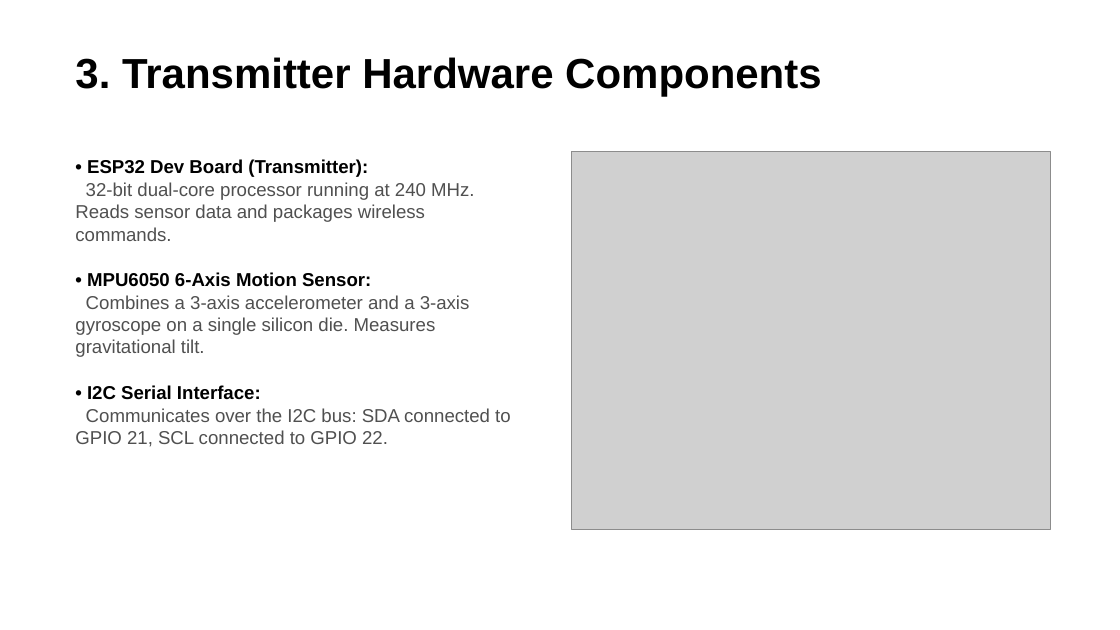
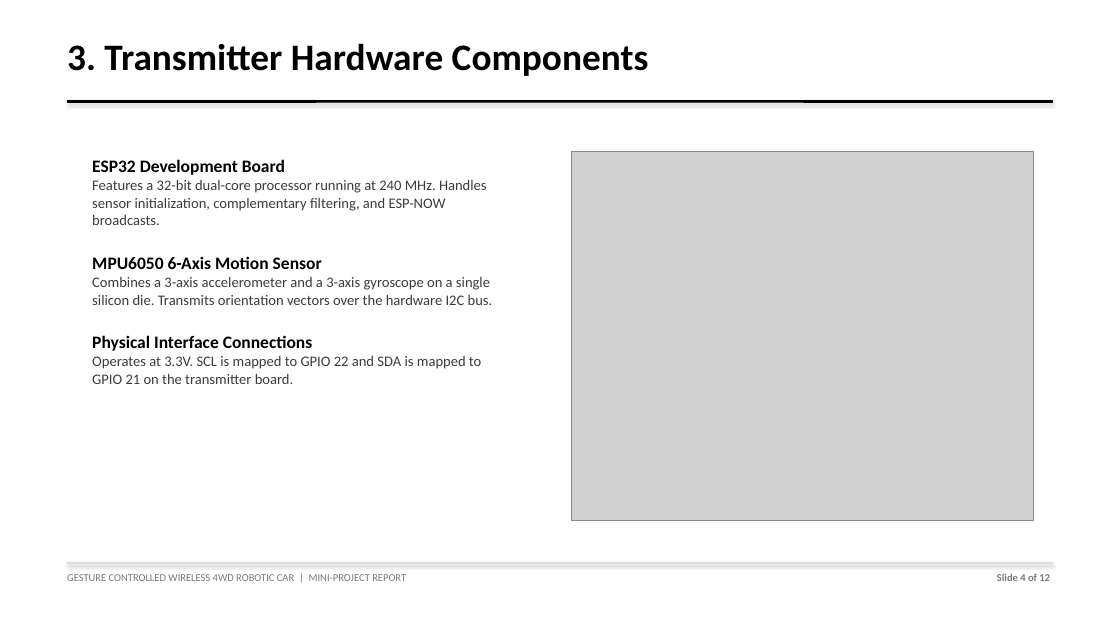
Before and after one commit to Biraj2004/Gesture-Controlled-Car, a slide deck: slide 4 of Gesture-Controlled-Car-Presentation.pptx. Drawn at 1120x630 pixels with LibreOffice and Linux fonts; fonts in the diff are those of the drawing; grey boxes stand for pictures. Boxes give left, top, right and bottom in pixels: in the first picture for what was removed or moved away, otherwise in the second. Text is boxed around its words. In the diff, an @@ line names an element or a change of style, - is before the commit and + after.

```diff
--- a/Gesture-Controlled-Car-Presentation.pptx
+++ b/Gesture-Controlled-Car-Presentation.pptx
@@ text "3. Transmitter Hardware Components": place and size @@
-text "3. Transmitter Hardware Components" at [75,57,821,96]
+text "3. Transmitter Hardware Components" at [67,43,649,76]
@@ text "3. Transmitter Hardware Components" at [67,43,649,76]: size 36 to 32 pt, font Arial to Calibri @@
@@ rectangle added at [67,101,1053,102], fill #000000, outline #000000 0.75 pt @@
@@ text at [92,159,493,384]: text changed; size 16 to 12.5 pt; font Arial to Calibri; text colour #505050 to #3C3C3C @@
-• ESP32 Dev Board (Transmitter):
-32-bit dual-core processor running at 240 MHz. Reads sensor data and packages wireless commands.
-• MPU6050 6-Axis Motion Sensor:
-Combines a 3-axis accelerometer and a 3-axis gyroscope on a single silicon die. Measures gravitational tilt.
-• I2C Serial Interface:
-Communicates over the I2C bus: SDA connected to GPIO 21, SCL connected to GPIO 22.
+ESP32 Development Board
+Features a 32-bit dual-core processor running at 240 MHz. Handles sensor initialization, complementary filtering, and ESP-NOW broadcasts.
+MPU6050 6-Axis Motion Sensor
+Combines a 3-axis accelerometer and a 3-axis gyroscope on a single silicon die. Transmits orientation vectors over the hardware I2C bus.
+Physical Interface Connections
+Operates at 3.3V. SCL is mapped to GPIO 22 and SDA is mapped to GPIO 21 on the transmitter board.
@@ picture: place and size @@
-picture at [571,151,1050,529]
+picture at [571,151,1033,521]
@@ rectangle added at [67,563,1053,564], fill #DCDCDC, outline #DCDCDC 0.75 pt @@
@@ text added at [67,574,406,581], 9 pt, text #787878 @@
+GESTURE CONTROLLED WIRELESS 4WD ROBOTIC CAR | MINI-PROJECT REPORT
@@ text added at [997,573,1050,581], 9 pt, text #787878, bold @@
+Slide 4 of 12
```
Also in this commit, not shown: 10 other slides changed, 1 slide added, 1 slide removed, 2 other files.
